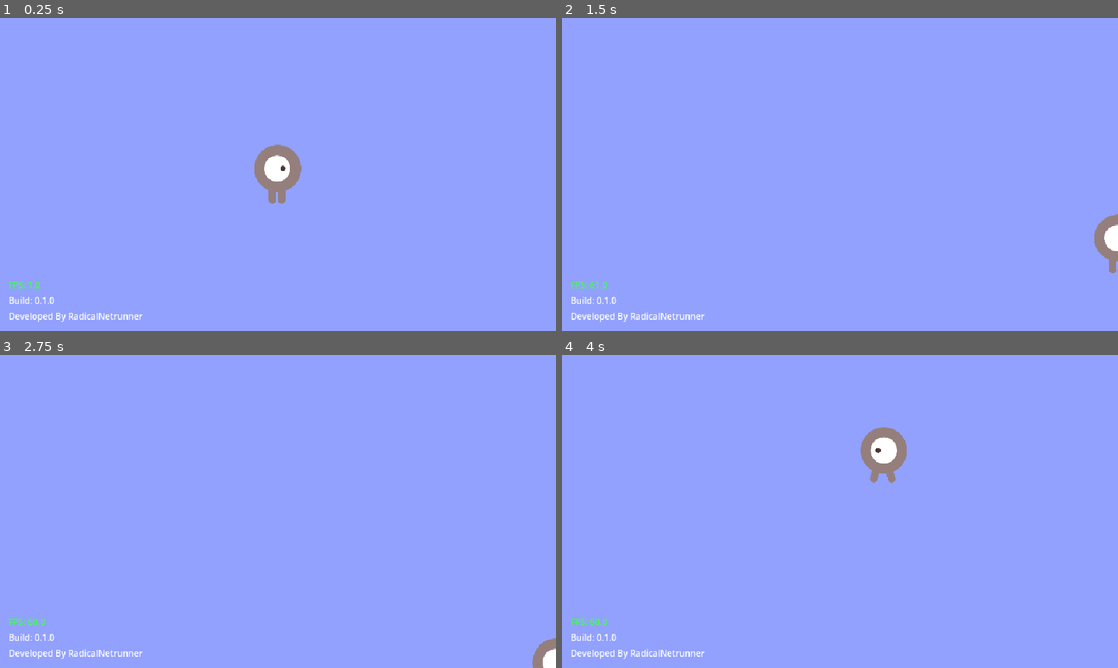
Above: before the commit, frames 1-4 (two rows, left to right).
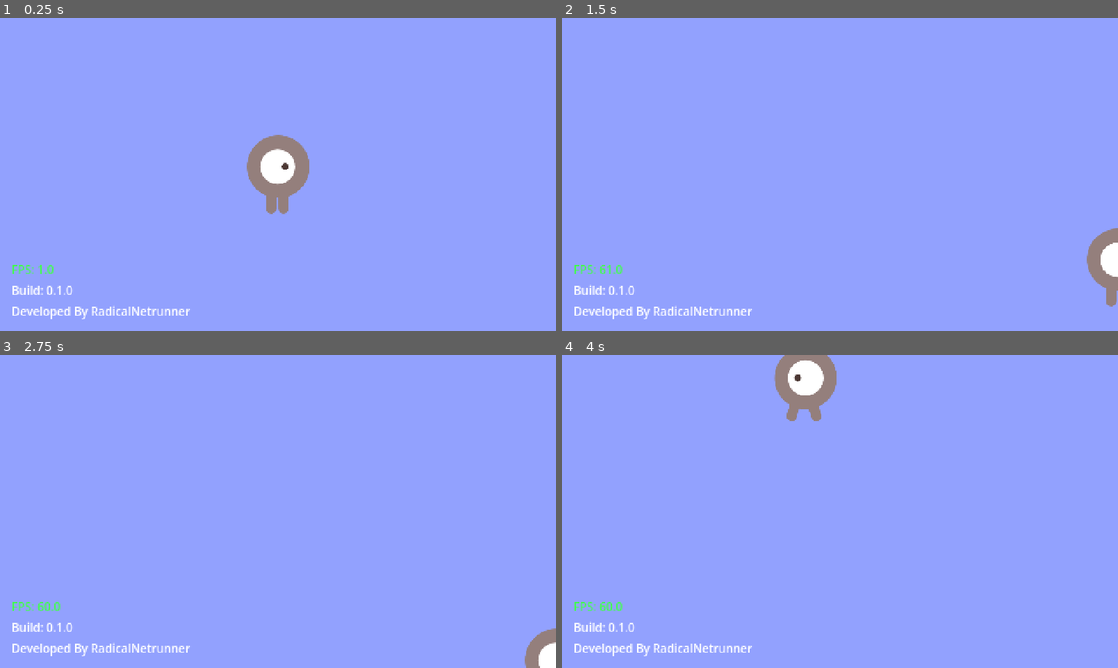
Above: after the commit, the same moments.

Repository: mcneiljv/game-off-2026
Game: Godot game, scene res://src/core/main_game/main.tscn
Same seed, same stepped clock (60 frames per second), same inputs: the game is played once before the commit and once after it.
Inputs:
- Up to frame 1 (0.25 s): no input
- Up to frame 2 (1.5 s): tap Enter at 0.5 s; hold D (move_right) 0.53-1.28 s; hold Shift (sprint) 0.53-1.28 s; hold S (move_down) from 1.28 s (still down); tap Shift (sprint) at 1.35 s
- Up to frame 3 (2.75 s): release S (move_down) at 2.03 s; hold D (move_right) from 2.03 s (still down); hold Shift (sprint) from 2.03 s (still down)
- Up to frame 4 (4 s): release D (move_right) at 2.78 s; release Shift (sprint) at 2.78 s; hold W (move_up) 2.78-3.53 s; tap Shift (sprint) at 2.85 s; hold A (move_left) from 3.53 s (still down); hold Shift (sprint) from 3.53 s (still down)

The runs differ from the first frame. In frame 1, 2.2% of the frame differs, in the area x 1-56%, y 37-98%; in frame 2, 2.0%; in frame 3, 1.4%; in frame 4, 3.9%, in the area x 1-62%, y 0-98%.

Commit message:
Downscale base viewport for now

Diff:
--- a/project.godot
+++ b/project.godot
@@ -17,8 +17,8 @@
 
 [display]
 
-window/size/viewport_width=640
-window/size/viewport_height=360
+window/size/viewport_width=480
+window/size/viewport_height=270
 window/size/window_width_override=2000
 window/size/window_height_override=1200
 window/stretch/mode="canvas_items"
